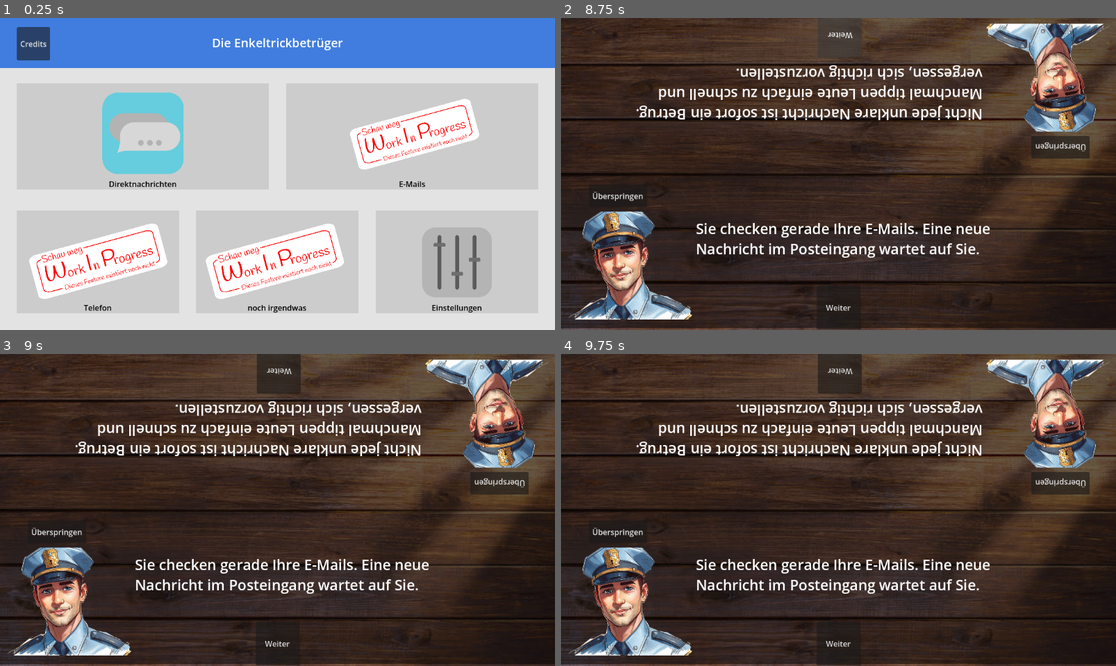
Above: before the commit, frames 1-4 (two rows, left to right).
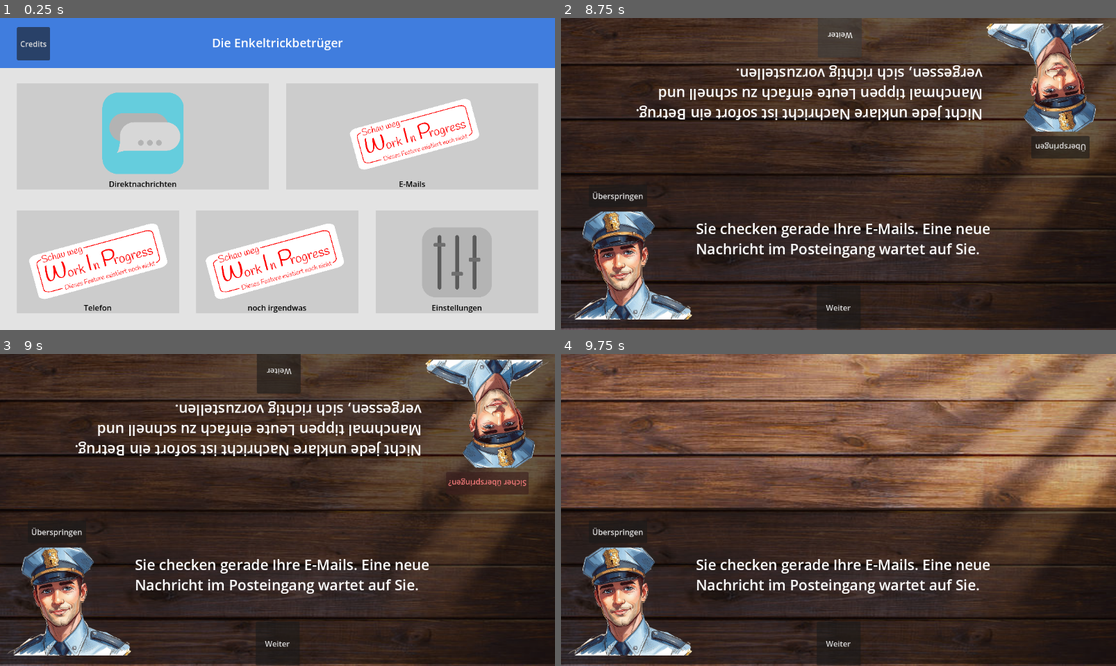
Above: after the commit, the same moments.

Repository: EgmundEGG/Enkeltrickbetr-ger-Spiel
Game: Godot game, scene res://Scenes/MainMenu.tscn
The game is run twice, just before and just after one commit, with the same random seed, the same clock (stepped at 60 frames per second) and the same inputs.
Inputs (mouse positions are in pixels of both pictures, inside the frame that each line leads up to):
- Up to frame 1 (0.25 s): no input
- Up to frame 2 (8.75 s): click "Direktnachrichten" at 0.5 s; click "Zurück" at 1.25 s; click "E-Mails" at 2 s; click "Telefon" at 2.75 s; click "noch irgendwas" at 3.5 s; click "Einstellungen" at 4.25 s; tap Enter at 5 s; move the mouse to (588, 46) at 5.02 s; click (588, 46) at 5.17 s; click "Direktnachrichten" at 5.75 s; click "Weitere Level" at 6.5 s; click (660, 258) at 7.25 s; click "Weiter" at 8 s
- Up to frame 3 (9 s): click "Überspringen" at 8.75 s
- Up to frame 4 (9.75 s): click (1049, 481) at 9.5 s, where only the run after the commit has a clickable "Sicher überspringen?"

Frames 1-2 are identical in both runs. In frame 3, 0.2% of the frame differs, in the area x 80-95%, y 39-43%; in frame 4, 48%, in the area x 0-100%, y 0-50%.

Commit message:
fixed scaling for the game screen

Diff:
--- a/enkeltrick-betrug/Scenes/Handy.tscn
+++ b/enkeltrick-betrug/Scenes/Handy.tscn
@@ -43,6 +43,7 @@
 texture = ExtResource("2_lf3ts")
 
 [node name="Infotext" type="Control" parent="." unique_id=325893066]
+visible = false
 layout_mode = 1
 anchor_right = 1.0040001
 anchor_bottom = 1.0
@@ -213,13 +214,13 @@
 text_overrun_behavior = 1
 
 [node name="Chat" type="Control" parent="." unique_id=1049416561]
+visible = false
 custom_minimum_size = Vector2(400, 0)
 layout_mode = 1
 anchors_preset = 9
 anchor_bottom = 1.0
 grow_vertical = 2
 scale = Vector2(0.6, 0.6)
-script = ExtResource("1_adtv2")
 
 [node name="Background" type="ColorRect" parent="Chat" unique_id=509775755]
 layout_mode = 1
@@ -346,13 +347,13 @@
 offset_bottom = -1.0
 
 [node name="ColorRect" type="ColorRect" parent="." unique_id=2031241136]
-visible = false
 custom_minimum_size = Vector2(300, 0)
 layout_mode = 1
 anchors_preset = 9
 anchor_bottom = 1.0
 grow_vertical = 2
 color = Color(0.8901961, 0.8901961, 0.8901961, 1)
+script = ExtResource("1_adtv2")
 
 [node name="VBoxContainer" type="VBoxContainer" parent="ColorRect" unique_id=1492703127]
 layout_mode = 1
@@ -446,6 +447,7 @@
 anchor_bottom = 1.0
 grow_horizontal = 0
 grow_vertical = 2
+alignment = 1
 
 [node name="Main_Button" type="Button" parent="Menu" unique_id=1155998799]
 custom_minimum_size = Vector2(0, 50)
@@ -464,18 +466,23 @@
 SceneName = "MessengerLevelSelect"
 
 [node name="GridContainer" type="GridContainer" parent="." unique_id=1398345574]
-layout_mode = 0
+visible = false
+layout_mode = 1
+anchors_preset = 11
 anchor_left = 1.0
 anchor_right = 1.0
 anchor_bottom = 1.0
-offset_left = -510.0
-offset_right = -100.0
+offset_left = -1052.0
+offset_right = -642.0
 grow_horizontal = 0
 grow_vertical = 2
+rotation = 3.1415927
 columns = 2
 
 [node name="PostIt1" type="TextureRect" parent="GridContainer" unique_id=606436596]
 layout_mode = 2
+size_flags_horizontal = 3
+size_flags_vertical = 3
 texture = ExtResource("3_r48s6")
 expand_mode = 1
 
@@ -509,6 +516,8 @@
 
 [node name="PostIt2" type="TextureRect" parent="GridContainer" unique_id=1052168077]
 layout_mode = 2
+size_flags_horizontal = 3
+size_flags_vertical = 3
 texture = ExtResource("3_r48s6")
 expand_mode = 1
 
@@ -542,6 +551,8 @@
 
 [node name="PostIt3" type="TextureRect" parent="GridContainer" unique_id=1956235928]
 layout_mode = 2
+size_flags_horizontal = 3
+size_flags_vertical = 3
 texture = ExtResource("3_r48s6")
 expand_mode = 1
 
@@ -575,6 +586,8 @@
 
 [node name="PostIt4" type="TextureRect" parent="GridContainer" unique_id=368591530]
 layout_mode = 2
+size_flags_horizontal = 3
+size_flags_vertical = 3
 texture = ExtResource("3_r48s6")
 expand_mode = 1
 
--- a/enkeltrick-betrug/Scenes/handy.gd
+++ b/enkeltrick-betrug/Scenes/handy.gd
@@ -6,7 +6,7 @@
 @onready var infoText = $Infotext
 
 #sind die Variablen, welche alle für das Scaling verwendet werden
-@onready var unten_box = $ColorRect
+@onready var chat2 = $ColorRect
 @onready var header = $ColorRect/VBoxContainer/Header
 @onready var footer = $ColorRect/VBoxContainer/Footer
 @onready var grid = $GridContainer
@@ -18,6 +18,16 @@
 @onready var labels = [
 	$ColorRect/VBoxContainer/Header/HBoxContainer/Name,
 	$ColorRect/VBoxContainer/Header/HBoxContainer/Status
+]
+@onready var postit_labels = [
+	$GridContainer/PostIt1/Title,
+	$GridContainer/PostIt1/Content,
+	$GridContainer/PostIt2/Title,
+	$GridContainer/PostIt2/Content,
+	$GridContainer/PostIt3/Title,
+	$GridContainer/PostIt3/Content,
+	$GridContainer/PostIt4/Title,
+	$GridContainer/PostIt4/Content
 ]
 
 var bereit_unten = false
@@ -31,7 +41,7 @@
 	agent_unten.tutorial_finished.connect(_on_agent_unten_fertig)
 	agent_oben.tutorial_finished.connect(_on_agent_oben_fertig)
 
-	chat.level_beendet.connect(_on_level_beendet)
+	chat2.level_beendet.connect(_on_level_beendet)
 	starte_level_mit_tutorial()
 	_update_ui_scaling()
 	get_tree().get_root().size_changed.connect(_update_ui_scaling)
@@ -45,10 +55,11 @@
 	bereit_unten = false
 	bereit_oben = false
 
-	chat.hide()
-	infoText.hide()
+	chat2.hide()
+	#infoText.hide()
+	grid.hide()
 
-	var level_daten = chat.current_level
+	var level_daten = chat2.current_level
 
 	agent_unten.start_dialogue(level_daten.auswertung_unten[ergebnis_id])
 	agent_oben.start_dialogue(level_daten.auswertung_oben[ergebnis_id])
@@ -59,8 +70,9 @@
 	phase = "intro"
 
 	# Kram ausblenden
-	chat.hide()
-	infoText.hide()
+	chat2.hide()
+	#infoText.hide()
+	grid.hide()
 	menu.hide()
 
 	var level_daten = load(GameState.selected_level).new()
@@ -80,14 +92,16 @@
 	if bereit_unten and bereit_oben:
 
 		if phase == "intro":
-			chat.show()
-			infoText.show()
+			chat2.show()
+			#infoText.show()
+			grid.show()
 			menu.show()
-			chat.lvlLoad(GameState.selected_level)
+			chat2.lvlLoad(GameState.selected_level)
 
 		elif phase == "outro":
-			chat.show()
-			infoText.show()
+			chat2.show()
+			#infoText.show()
+			grid.show()
 			menu.show()
 
 #Scaled die UI Passend zur Größe des Bildschirmes
@@ -102,13 +116,17 @@
 	#and yes it doesnt check for a redraw it just waits
 	await get_tree().create_timer(0.1).timeout
 
-	unten_box.custom_minimum_size.x = screen_width/2
+	grid.position.y = screen_height
+	grid.position.x = screen_width - screen_width/7
+	grid.size.x = screen_width/3
+	chat2.custom_minimum_size.x = screen_width/2
 	footer.custom_minimum_size.y = screen_height/6
 	header.custom_minimum_size.y = screen_height/6
-	grid.custom_minimum_size.x = screen_width/2 - screen_width/10
 	menu.custom_minimum_size.x = screen_width/10
 	menu.custom_minimum_size.y = screen_height/10
 	for t in labels:
 		t.add_theme_font_size_override("font_size", new_font_size*6)
 	for l in menu_labels:
 		l.add_theme_font_size_override("font_size", new_font_size*4)
+	for l in postit_labels:
+		l.add_theme_font_size_override("font_size", new_font_size*3)
--- a/enkeltrick-betrug/chat.gd
+++ b/enkeltrick-betrug/chat.gd
@@ -7,15 +7,22 @@
 var status = true
 
 # header
-@onready var labelAvatar = $Background/VBoxContainer/Header/HBoxContainer/Avatar
-@onready var labelName = $Background/VBoxContainer/Header/HBoxContainer/Name
-@onready var labelStatus = $Background/VBoxContainer/Header/HBoxContainer/Status
+#@onready var labelAvatar = $Background/VBoxContainer/Header/HBoxContainer/Avatar
+#@onready var labelName = $Background/VBoxContainer/Header/HBoxContainer/Name
+#@onready var labelStatus = $Background/VBoxContainer/Header/HBoxContainer/Status
+@onready var labelAvatar = $VBoxContainer/Header/HBoxContainer/Avatar
+@onready var labelName = $VBoxContainer/Header/HBoxContainer/Name
+@onready var labelStatus = $VBoxContainer/Header/HBoxContainer/Status
 #ScrollBox
-@onready var messagecontainer = $Background/VBoxContainer/ScrollContainer/MessageContainer
+#@onready var messagecontainer = $Background/VBoxContainer/ScrollContainer/MessageContainer
+@onready var messagecontainer = $VBoxContainer/ScrollContainer/MessageContainer
 #footer
-@onready var button1 = $Background/VBoxContainer/Footer/Buttonbox/Button
-@onready var button2 = $Background/VBoxContainer/Footer/Buttonbox/Button2
-@onready var button3 = $Background/VBoxContainer/Footer/Buttonbox/Button3
+#@onready var button1 = $Background/VBoxContainer/Footer/Buttonbox/Button
+#@onready var button2 = $Background/VBoxContainer/Footer/Buttonbox/Button2
+#@onready var button3 = $Background/VBoxContainer/Footer/Buttonbox/Button3
+@onready var button1 = $VBoxContainer/Footer/Buttonbox/Button
+@onready var button2 = $VBoxContainer/Footer/Buttonbox/Button2
+@onready var button3 = $VBoxContainer/Footer/Buttonbox/Button3
 
 #dialog
 var current = "start"
@@ -38,7 +45,7 @@
 	pass
 
 func setData(avatar,names,status) -> void:
-	labelAvatar.text = avatar
+	#labelAvatar.text = avatar
 	labelName.text = names
 	if(status==true):
 		labelStatus.text = "Online"
